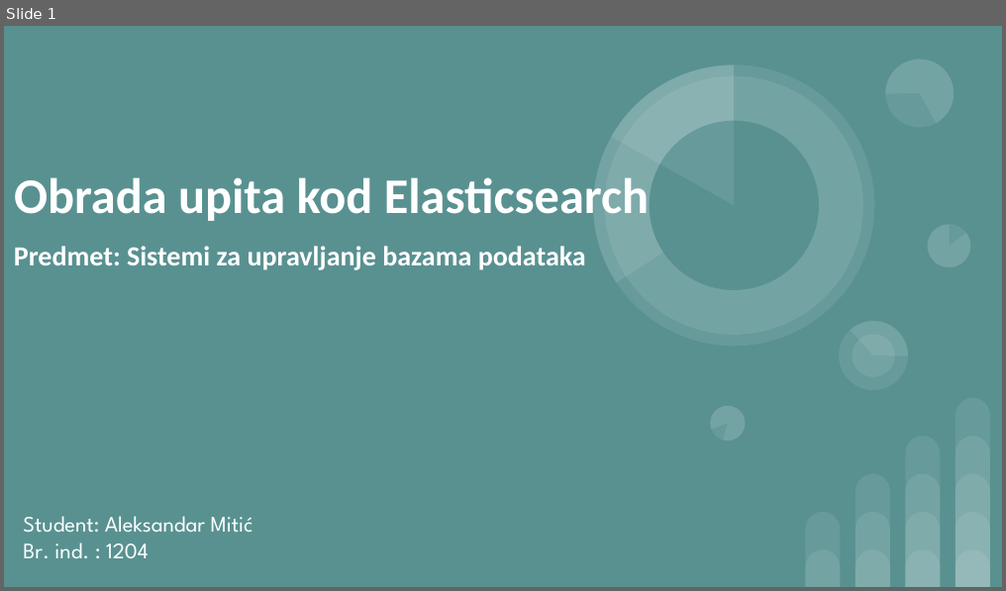
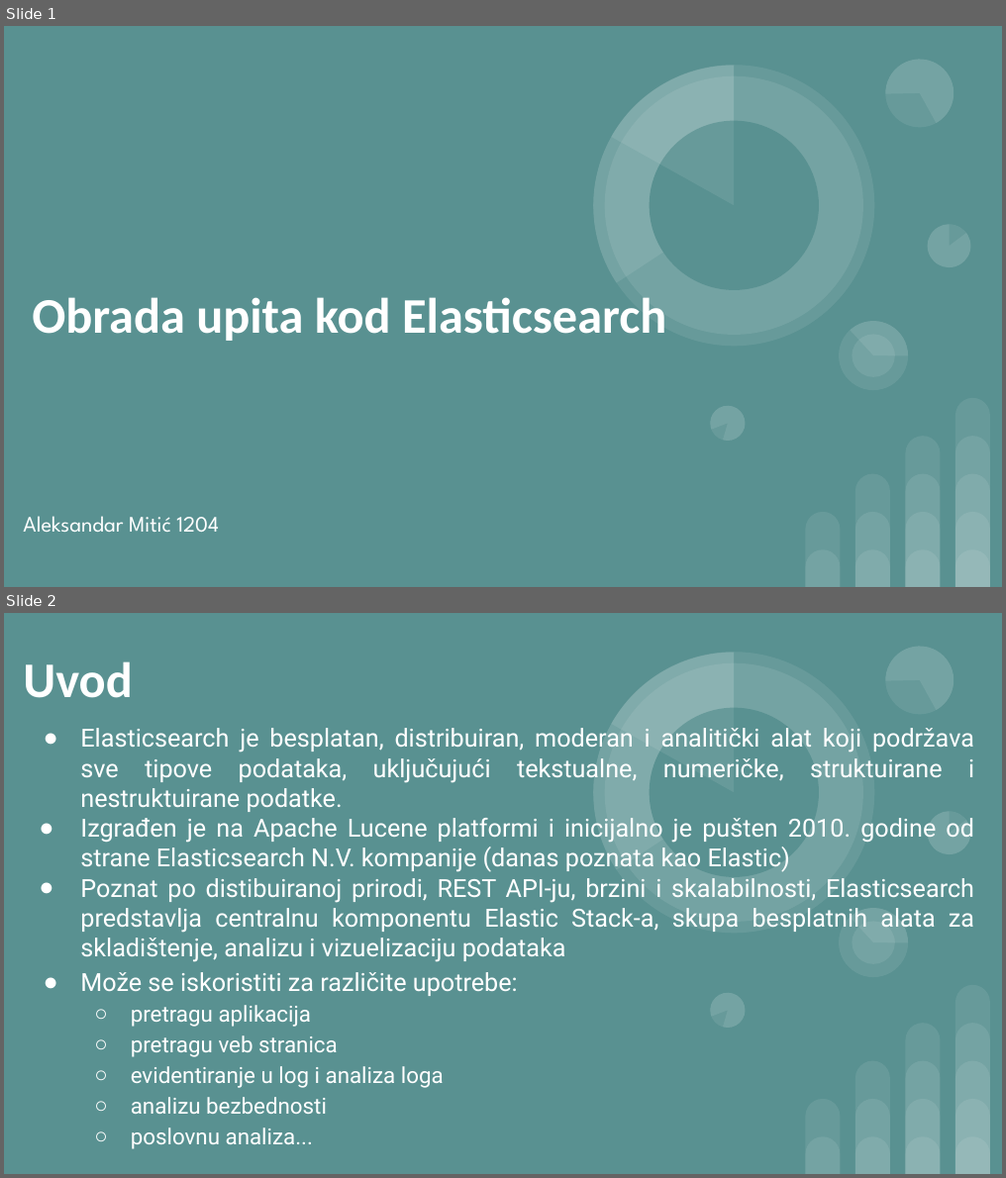
Before and after one commit to AleksandarPici/DBMS, a slide deck: Seminarski 1/DBMS Seminarski rad I -Aleksandar Mitic 1204.pptx. Shown one above the other, each under a label of ours: slide 1 before the commit, slides 1 and 2 after it. The pictures are 1006x591 and 1006x1178 pixels, drawn with LibreOffice and Linux fonts; fonts in the diff are those of the drawing. Boxes give left, top, right and bottom in pixels: in the first picture for what was removed or moved away, otherwise in the second. Text is boxed around its words. In the diff, an @@ line names an element or a change of style, - is before the commit and + after.

```diff
--- a/Seminarski 1/DBMS Seminarski rad I -Aleksandar Mitic 1204.pptx
+++ b/Seminarski 1/DBMS Seminarski rad I -Aleksandar Mitic 1204.pptx
@@ slide 2 added at (4,613,1002,1174), background #599191; not listed: 28 template elements that a slide beside it also shows @@
@@ title added at (23,662,132,698), 36 pt, text #FFFFFF, bold @@
+Uvod
@@ text added at (80,725,974,1150), 18 pt, text #FFFFFF @@
+● Elasticsearch je besplatan, distribuiran, moderan i analitički alat koji podržava sve tipove podataka, uključujući tekstualne, numeričke, struktuirane i nestruktuirane podatke.
+● Izgrađen je na Apache Lucene platformi i inicijalno je pušten 2010. godine od strane Elasticsearch N.V. kompanije (danas poznata kao Elastic)
+● Poznat po distibuiranoj prirodi, REST API-ju, brzini i skalabilnosti, Elasticsearch predstavlja centralnu komponentu Elastic Stack-a, skupa besplatnih alata za skladištenje, analizu i vizuelizaciju podataka
+● Može se iskoristiti za različite upotrebe:
+  ○ pretragu aplikacija
+  ○ pretragu veb stranica
+  ○ evidentiranje u log i analiza loga
+  ○ analizu bezbednosti
+  ○ poslovnu analiza...
@@ slide 1 changed as well @@
@@ title "Obrada upita kod Elasticsearch": place and size @@
-title "Obrada upita kod Elasticsearch" at (14,177,648,221)
+title "Obrada upita kod Elasticsearch" at (32,297,666,341)
@@ text removed at (14,246,586,271) @@
-Predmet: Sistemi za upravljanje bazama podataka
@@ subtitle at (23,516,219,532): text changed @@
-Student: Aleksandar Mitić
-Br. ind. : 1204
+Aleksandar Mitić 1204
```
Also in this commit, not shown: 25 other slides added, 19 slides removed, 1 other file.
